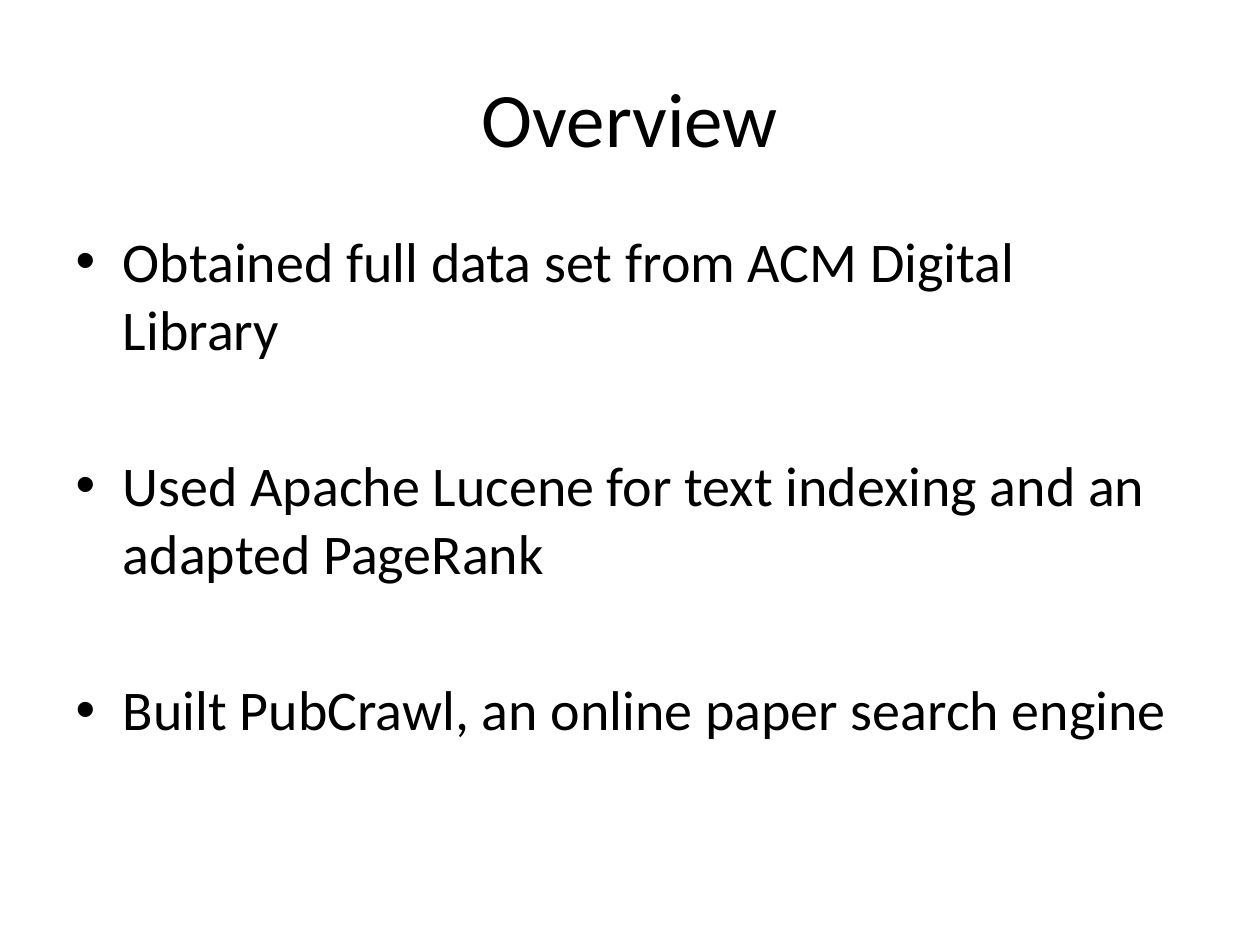
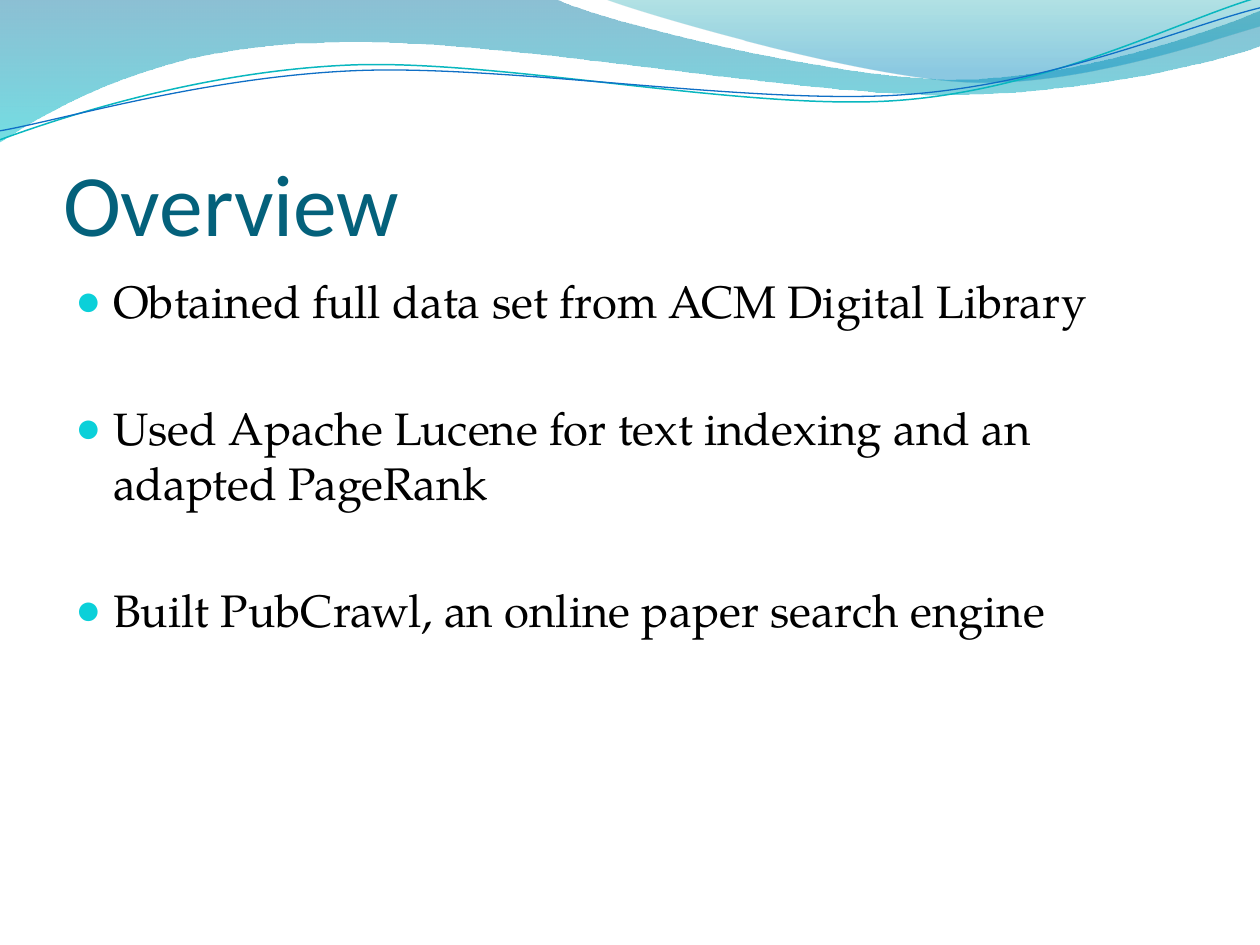
Before and after one commit to mvartakgithub/6.830-Final-Project, a slide deck: slide 3 of PubCrawlPresentation.pptx. Drawn at 1260x945 pixels with LibreOffice and Linux fonts; fonts in the diff are those of the drawing; background and template pictures are left out. Boxes give left, top, right and bottom in pixels: in the first picture for what was removed or moved away, otherwise in the second. Text is boxed around its words. In the diff, an @@ line names an element or a change of style, - is before the commit and + after.

```diff
--- a/PubCrawlPresentation.pptx
+++ b/PubCrawlPresentation.pptx
@@ freeform shape added at (x1=0, y1=0, x2=1260, y2=142), fill gradient #0074A1 to #00C6CF @@
@@ freeform shape added at (x1=0, y1=0, x2=1260, y2=147), outline #0AB8BF 0.85 pt @@
@@ freeform shape added at (x1=0, y1=8, x2=1260, y2=141), outline #0F6FC6 0.75 pt @@
@@ freeform shape added at (x1=604, y1=0, x2=1260, y2=87), fill gradient #00A1A9 to #008BBF @@
@@ title "Overview" moved from (x1=482, y1=94, x2=778, y2=148) to (x1=63, y1=176, x2=399, y2=237) @@
@@ title "Overview" at (x1=63, y1=176, x2=399, y2=237): size 44 to 50 pt, text colour #000000 to #04617B; alignment centre to left; vertical alignment middle to bottom @@
@@ text "Obtained full data set from ..." moved from (x1=123, y1=243, x2=1166, y2=740) to (x1=113, y1=284, x2=1087, y2=640) @@
@@ text "Obtained full data set from ..." at (x1=113, y1=284, x2=1087, y2=640): size 32 to 26 pt, font Calibri to TeX Gyre Pagella; bullet • to ●; less space between paragraphs @@
```
Also in this commit, not shown: 8 other slides changed, 1 other file.
